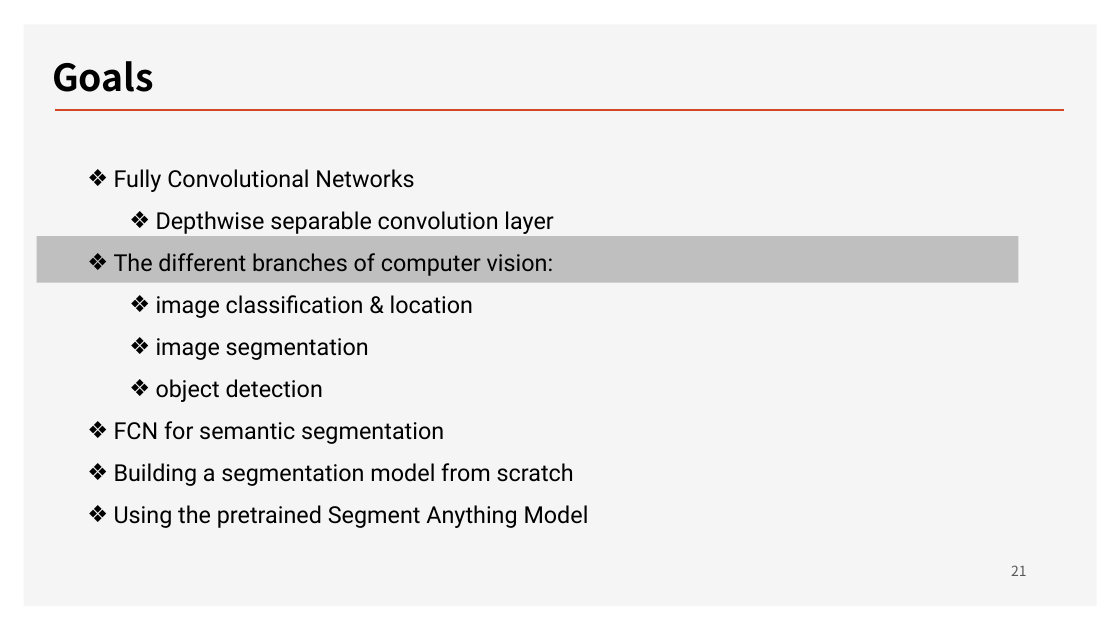
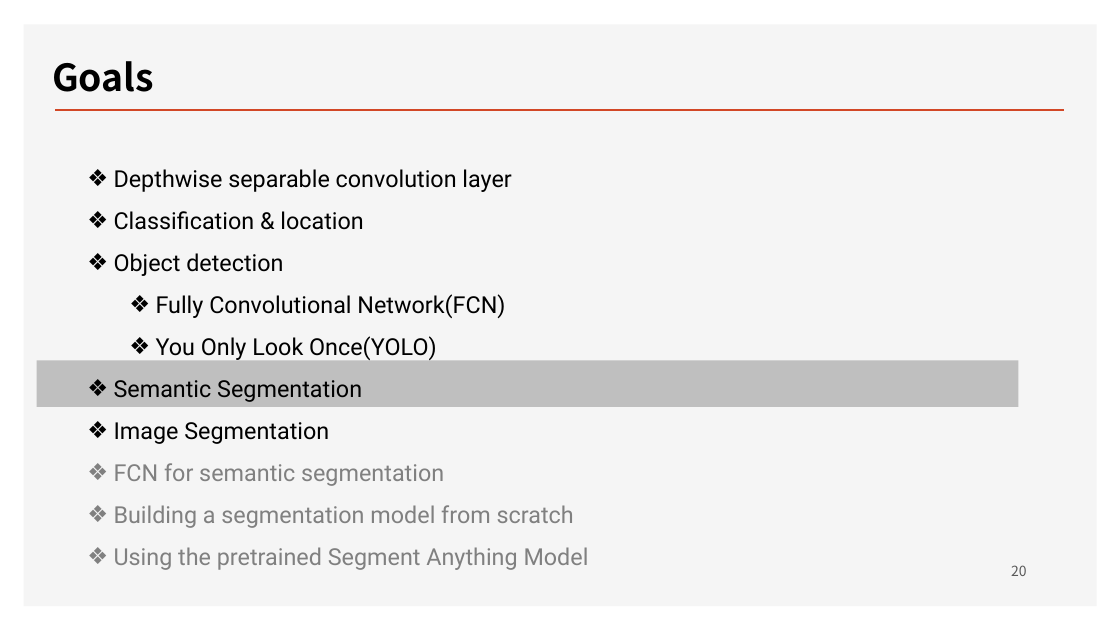
Before and after one commit to ancestor9/2026_Fall_Deep-Learning-with-Python, a slide deck: slide 20 of Chapter 11 Image segmentation.pptx (slide 21 before the commit). Drawn at 1120x630 pixels with LibreOffice and Linux fonts; fonts in the diff are those of the drawing; background and template pictures are left out. Boxes give left, top, right and bottom in pixels: in the first picture for what was removed or moved away, otherwise in the second. Text is boxed around its words. In the diff, an @@ line names an element or a change of style, - is before the commit and + after.

```diff
--- a/Chapter 11 Image segmentation.pptx
+++ b/Chapter 11 Image segmentation.pptx
@@ text at <box>114,169,414,192</box>: paragraph removed @@
-❖ Fully Convolutional Networks
@@ text at <box>114,169,589,570</box>: text colour #000000 to #808080 in "FCN for semantic segmentation", "Building a segmentation model from scratch", "Using the pretrained Segment Anything Model"; list level 2 to 1 in "Depthwise separable convolution layer" @@
@@ text at <box>114,211,505,444</box>: text changed @@
-❖ The different branches of computer vision:
-  ❖ image classification & location
-  ❖ image segmentation
-  ❖ object detection
+❖ Classification & location
+❖ Object detection
+  ❖ Fully Convolutional Network(FCN)
+  ❖ You Only Look Once(YOLO)
+❖ Semantic Segmentation
+❖ Image Segmentation
@@ rectangle: place and size @@
-rectangle at <box>37,236,1019,282</box>
+rectangle at <box>37,360,1019,407</box>
@@ page number at <box>1011,565,1027,576</box>: text changed @@
-21
+20
```
Also in this commit, not shown: 9 other slides changed.
